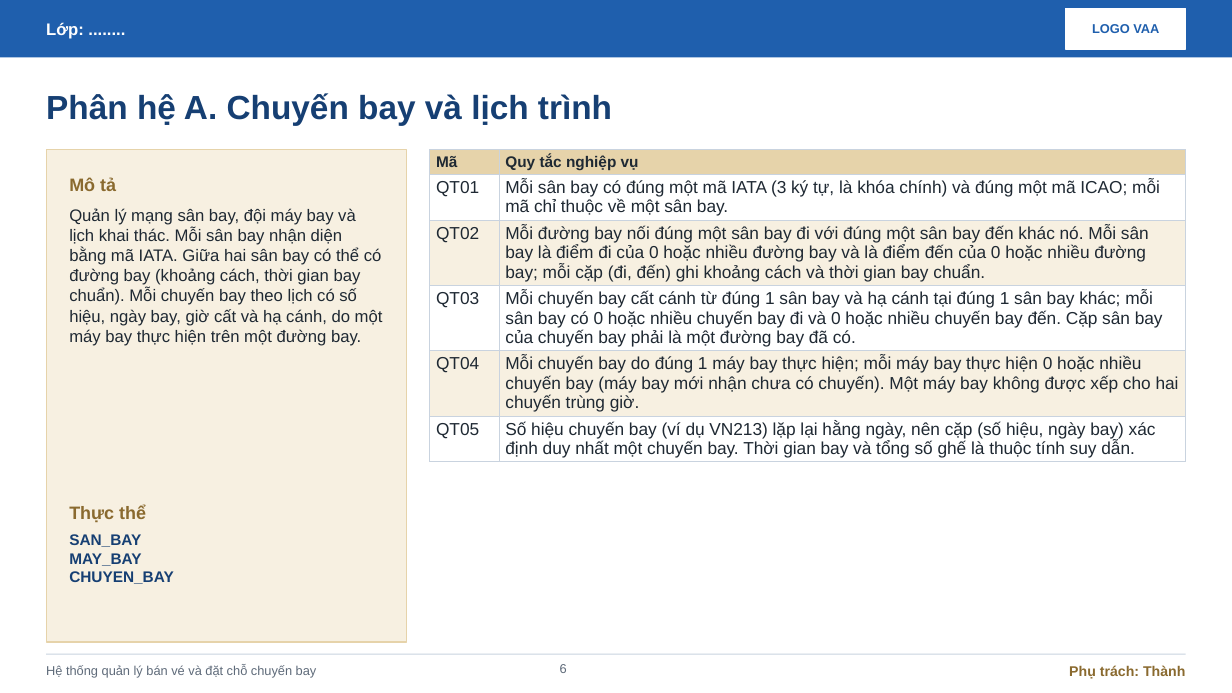
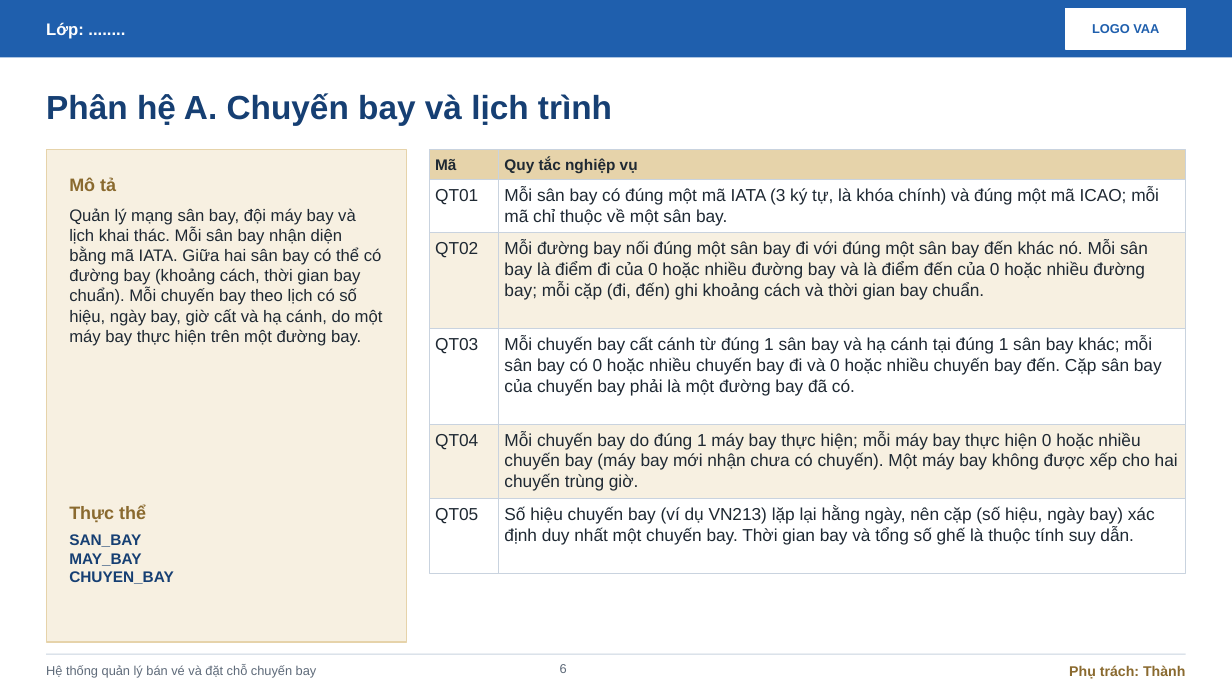
Before and after one commit to TCGxDreams/Nah, a slide deck: slide 6 of slide.pptx. Drawn at 1232x693 pixels with LibreOffice and Linux fonts; fonts in the diff are those of the drawing. Boxes give left, top, right and bottom in pixels: in the first picture for what was removed or moved away, otherwise in the second. Text is boxed around its words. In the diff, an @@ line names an element or a change of style, - is before the commit and + after.

```diff
--- a/slide.pptx
+++ b/slide.pptx
@@ table removed at (430,150,1186,462), 6 rows, 2 columns @@
-Mã | Quy tắc nghiệp vụ
-QT01 | Mỗi sân bay có đúng một mã IATA (3 ký tự, là khóa chính) và đúng một mã ICAO; mỗi mã chỉ thuộc về một sân bay.
-QT02 | Mỗi đường bay nối đúng một sân bay đi với đúng một sân bay đến khác nó. Mỗi sân bay là điểm đi của 0 hoặc nhiều đường bay và là điểm đến của 0 hoặc nhiều đường bay; mỗi cặp (đi, đến) ghi khoảng cách và thời gian bay chuẩn.
-QT03 | Mỗi chuyến bay cất cánh từ đúng 1 sân bay và hạ cánh tại đúng 1 sân bay khác; mỗi sân bay có 0 hoặc nhiều chuyến bay đi và 0 hoặc nhiều chuyến bay đến. Cặp sân bay của chuyến bay phải là một đường bay đã có.
-QT04 | Mỗi chuyến bay do đúng 1 máy bay thực hiện; mỗi máy bay thực hiện 0 hoặc nhiều chuyến bay (máy bay mới nhận chưa có chuyến). Một máy bay không được xếp cho hai chuyến trùng giờ.
-QT05 | Số hiệu chuyến bay (ví dụ VN213) lặp lại hằng ngày, nên cặp (số hiệu, ngày bay) xác định duy nhất một chuyến bay. Thời gian bay và tổng số ghế là thuộc tính suy dẫn.
@@ rectangle added at (430,150,499,179), fill #E6D3AA, outline #C9D3DF 0.75 pt @@
@@ rectangle added at (430,179,499,233), fill #FFFFFF, outline #C9D3DF 0.75 pt @@
@@ text added at (435,159,456,170), 12 pt, text #1F2933, bold @@
+Mã
@@ rectangle added at (499,150,1186,179), fill #E6D3AA, outline #C9D3DF 0.75 pt @@
@@ rectangle added at (499,179,1186,233), fill #FFFFFF, outline #C9D3DF 0.75 pt @@
@@ text added at (504,158,638,173), 12 pt, text #1F2933, bold @@
+Quy tắc nghiệp vụ
@@ text added at (435,189,478,205), 13.5 pt, text #1F2933 @@
+QT01
@@ text added at (504,187,1159,226), 13.5 pt, text #1F2933 @@
+Mỗi sân bay có đúng một mã IATA (3 ký tự, là khóa chính) và đúng một mã ICAO; mỗi mã chỉ thuộc về một sân bay.
@@ rectangle added at (430,233,499,328), fill #F7F0E1, outline #C9D3DF 0.75 pt @@
@@ rectangle added at (499,233,1186,328), fill #F7F0E1, outline #C9D3DF 0.75 pt @@
@@ text added at (435,242,478,258), 13.5 pt, text #1F2933 @@
+QT02
@@ text added at (504,240,1148,300), 13.5 pt, text #1F2933 @@
+Mỗi đường bay nối đúng một sân bay đi với đúng một sân bay đến khác nó. Mỗi sân bay là điểm đi của 0 hoặc nhiều đường bay và là điểm đến của 0 hoặc nhiều đường bay; mỗi cặp (đi, đến) ghi khoảng cách và thời gian bay chuẩn.
@@ rectangle added at (430,329,499,424), fill #FFFFFF, outline #C9D3DF 0.75 pt @@
@@ rectangle added at (499,329,1186,424), fill #FFFFFF, outline #C9D3DF 0.75 pt @@
@@ text added at (435,338,478,354), 13.5 pt, text #1F2933 @@
+QT03
@@ text added at (504,336,1162,395), 13.5 pt, text #1F2933 @@
+Mỗi chuyến bay cất cánh từ đúng 1 sân bay và hạ cánh tại đúng 1 sân bay khác; mỗi sân bay có 0 hoặc nhiều chuyến bay đi và 0 hoặc nhiều chuyến bay đến. Cặp sân bay của chuyến bay phải là một đường bay đã có.
@@ rectangle added at (430,424,499,499), fill #F7F0E1, outline #C9D3DF 0.75 pt @@
@@ text added at (435,434,478,449), 13.5 pt, text #1F2933 @@
+QT04
@@ rectangle added at (499,424,1186,499), fill #F7F0E1, outline #C9D3DF 0.75 pt @@
@@ text added at (504,431,1178,491), 13.5 pt, text #1F2933 @@
+Mỗi chuyến bay do đúng 1 máy bay thực hiện; mỗi máy bay thực hiện 0 hoặc nhiều chuyến bay (máy bay mới nhận chưa có chuyến). Một máy bay không được xếp cho hai chuyến trùng giờ.
@@ rectangle added at (430,499,499,574), fill #FFFFFF, outline #C9D3DF 0.75 pt @@
@@ text added at (435,508,478,524), 13.5 pt, text #1F2933 @@
+QT05
@@ rectangle added at (499,499,1186,574), fill #FFFFFF, outline #C9D3DF 0.75 pt @@
@@ text added at (504,506,1155,545), 13.5 pt, text #1F2933 @@
+Số hiệu chuyến bay (ví dụ VN213) lặp lại hằng ngày, nên cặp (số hiệu, ngày bay) xác định duy nhất một chuyến bay. Thời gian bay và tổng số ghế là thuộc tính suy dẫn.
```
Also in this commit, not shown: 12 other slides changed.
